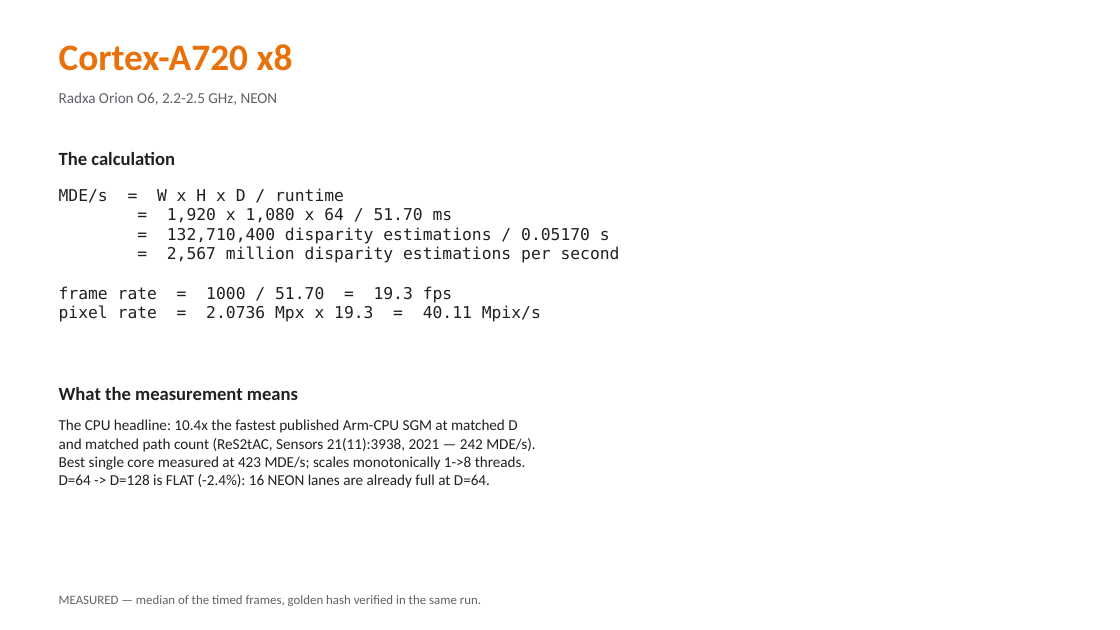
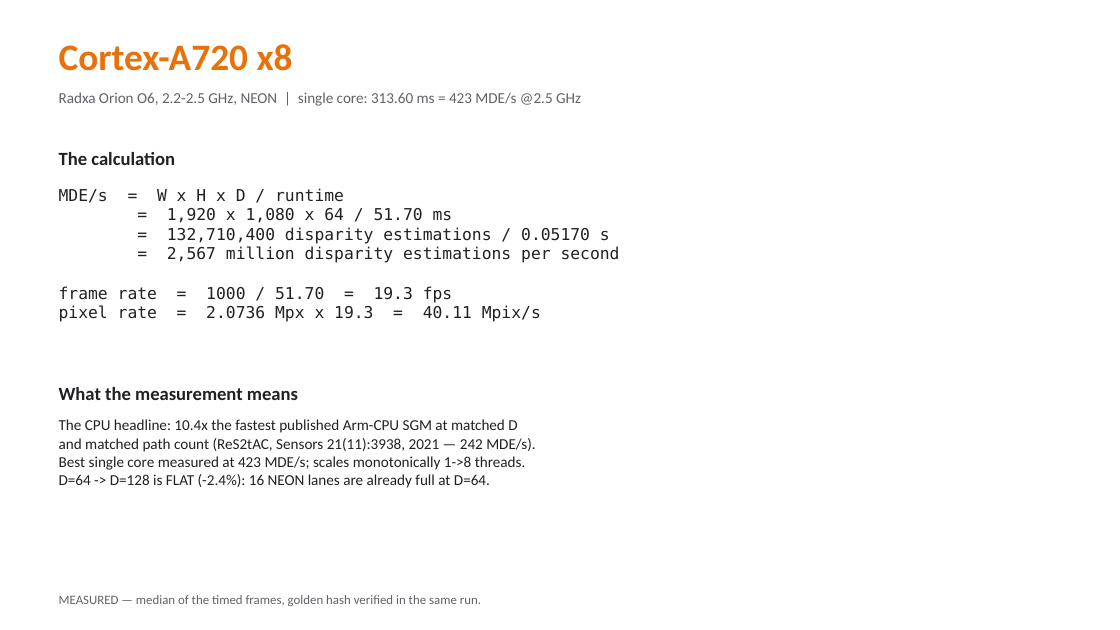
Before and after one commit to kylefoxaustin/sgm-bench, a slide deck: slide 5 of docs/sgm-results.pptx. Drawn at 1120x630 pixels with LibreOffice and Linux fonts; fonts in the diff are those of the drawing. Boxes give left, top, right and bottom in pixels: in the first picture for what was removed or moved away, otherwise in the second. Text is boxed around its words. In the diff, an @@ line names an element or a change of style, - is before the commit and + after.

```diff
--- a/docs/sgm-results.pptx
+++ b/docs/sgm-results.pptx
@@ text at (59, 92, 581, 106): text changed @@
-Radxa Orion O6, 2.2-2.5 GHz, NEON
+Radxa Orion O6, 2.2-2.5 GHz, NEON | single core: 313.60 ms = 423 MDE/s @2.5 GHz
```
Also in this commit, not shown: 2 other slides changed, 1 slide added, 3 other files.
